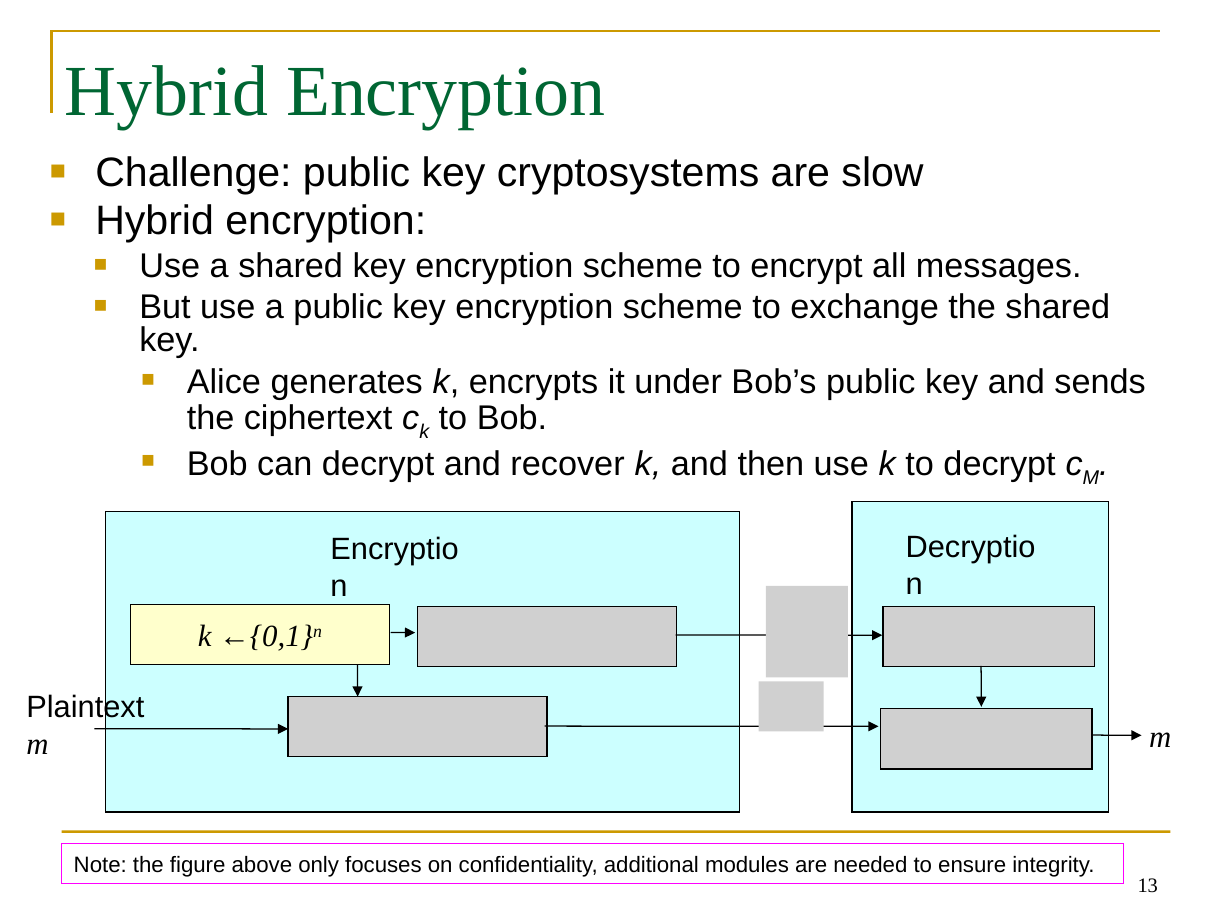
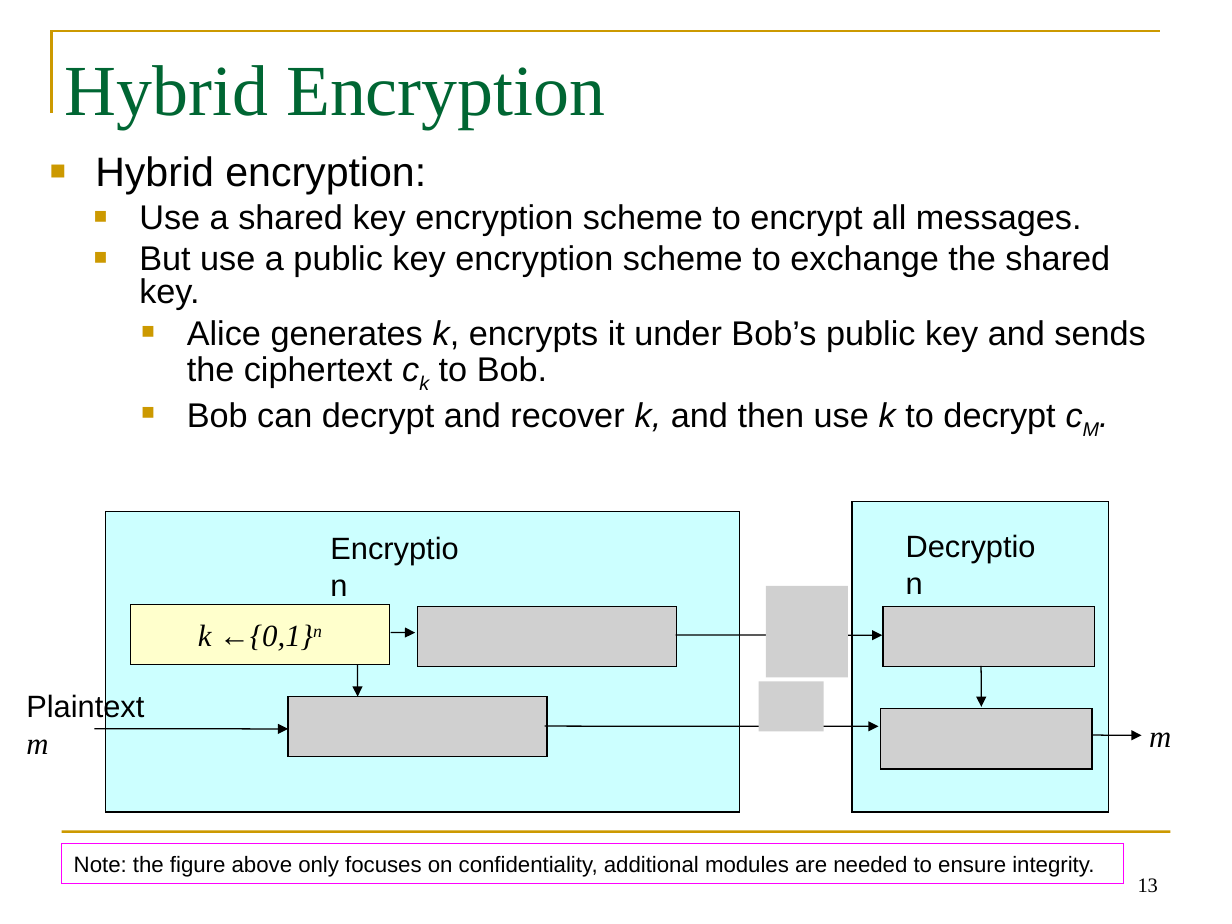
Before and after one commit to GhadaAlmashaqbeh/GhadaAlmashaqbeh.github.io, a slide deck: slide 13 of courses/cse3400-f2026/lecture10.pptx. Drawn at 1232x924 pixels with LibreOffice and Linux fonts; fonts in the diff are those of the drawing; grey boxes stand for pictures. Boxes give left, top, right and bottom in pixels: in the first picture for what was removed or moved away, otherwise in the second. Text is boxed around its words. In the diff, an @@ line names an element or a change of style, - is before the commit and + after.

```diff
--- a/courses/cse3400-f2026/lecture10.pptx
+++ b/courses/cse3400-f2026/lecture10.pptx
@@ text at [95,156,923,195]: paragraph removed @@
-■ Challenge: public key cryptosystems are slow
```
Also in this commit, not shown: 2 other slides changed, 3 other files.
